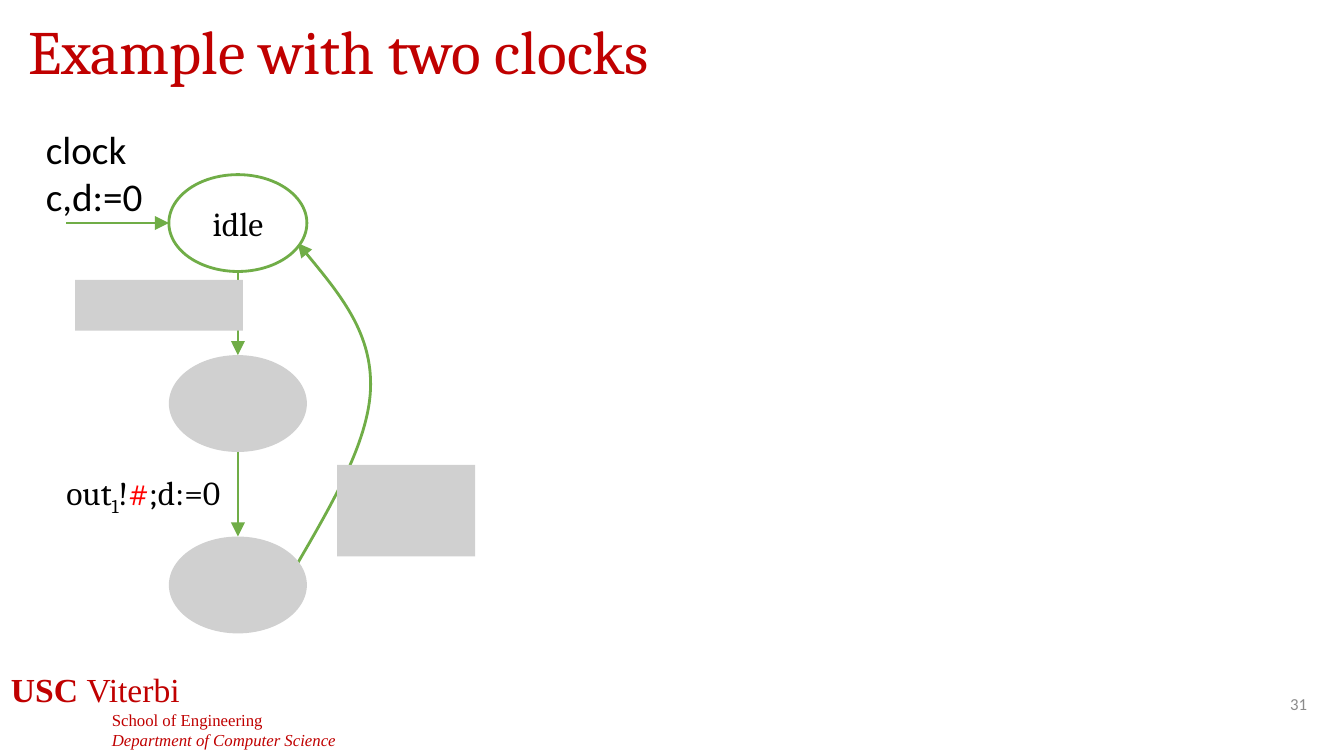
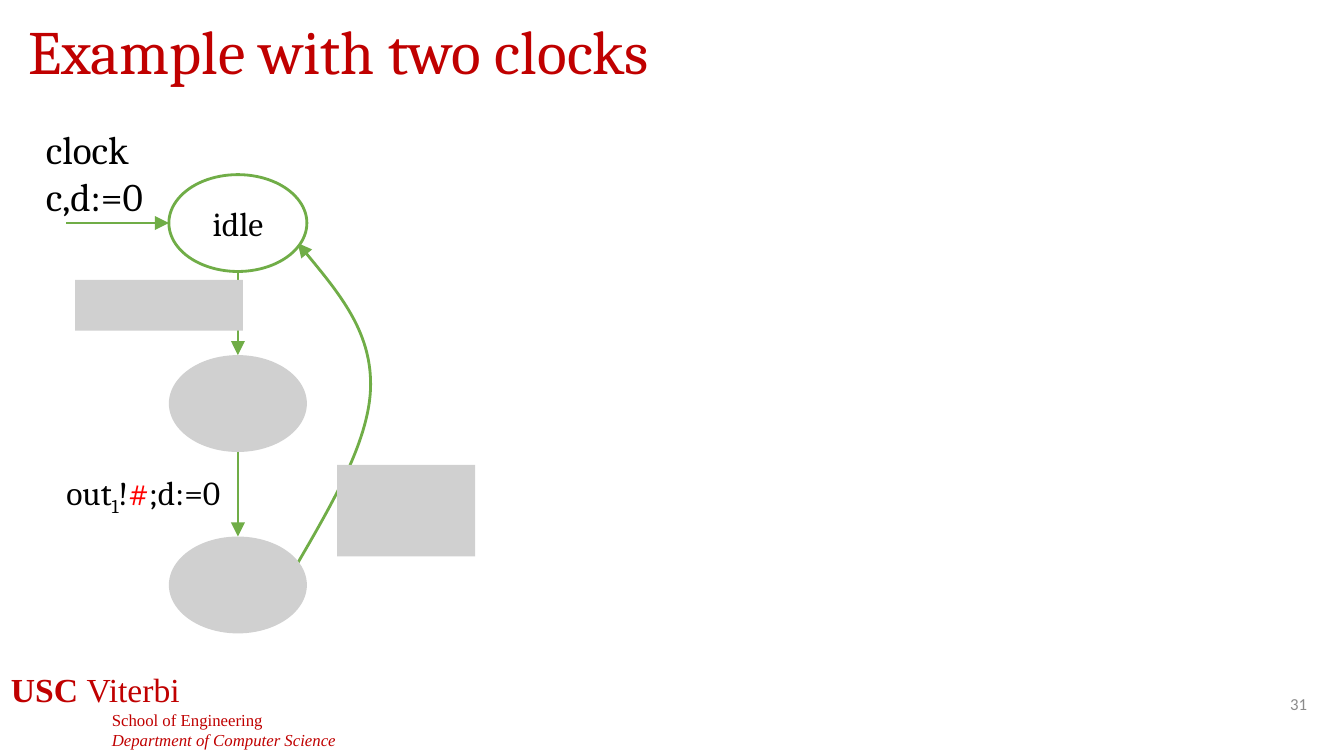
Before and after one commit to jdeshmukh/jdeshmukh.github.io, a slide deck: slide 31 of teaching/cs513-autocps-fall-2026/slides/3-DynamicalSystems.pptx. Drawn at 1344x756 pixels with LibreOffice and Linux fonts; fonts in the diff are those of the drawing; grey boxes stand for pictures; background and template pictures are left out. Boxes give left, top, right and bottom in pixels: in the first picture for what was removed or moved away, otherwise in the second. Text is boxed around its words. In the diff, an @@ line names an element or a change of style, - is before the commit and + after.

```diff
--- a/teaching/cs513-autocps-fall-2026/slides/3-DynamicalSystems.pptx
+++ b/teaching/cs513-autocps-fall-2026/slides/3-DynamicalSystems.pptx
@@ text "clock c,d:=0" at [46, 136, 143, 216]: font Calibri to Cambria @@
```
Also in this commit, not shown: 3 other files.
